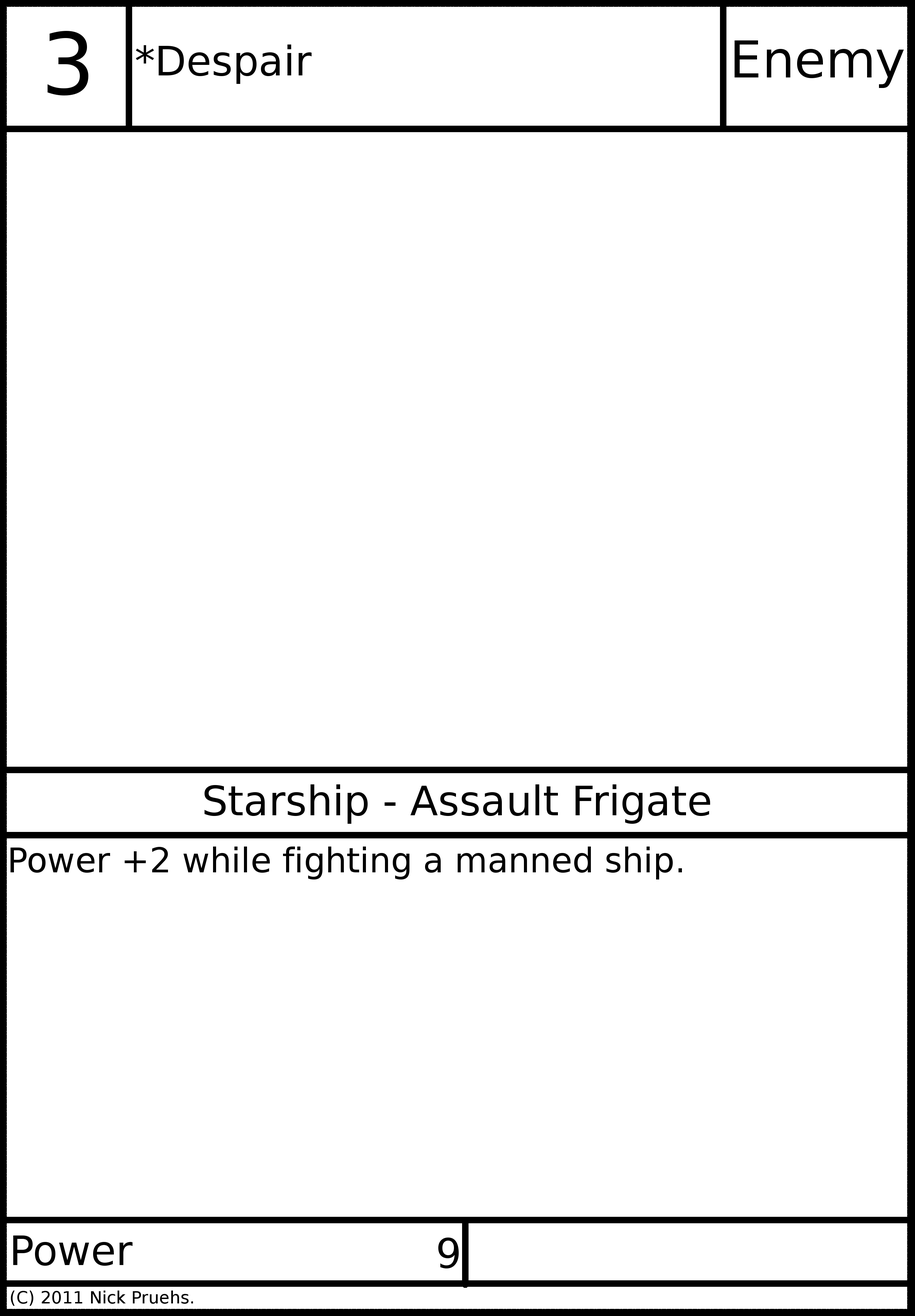
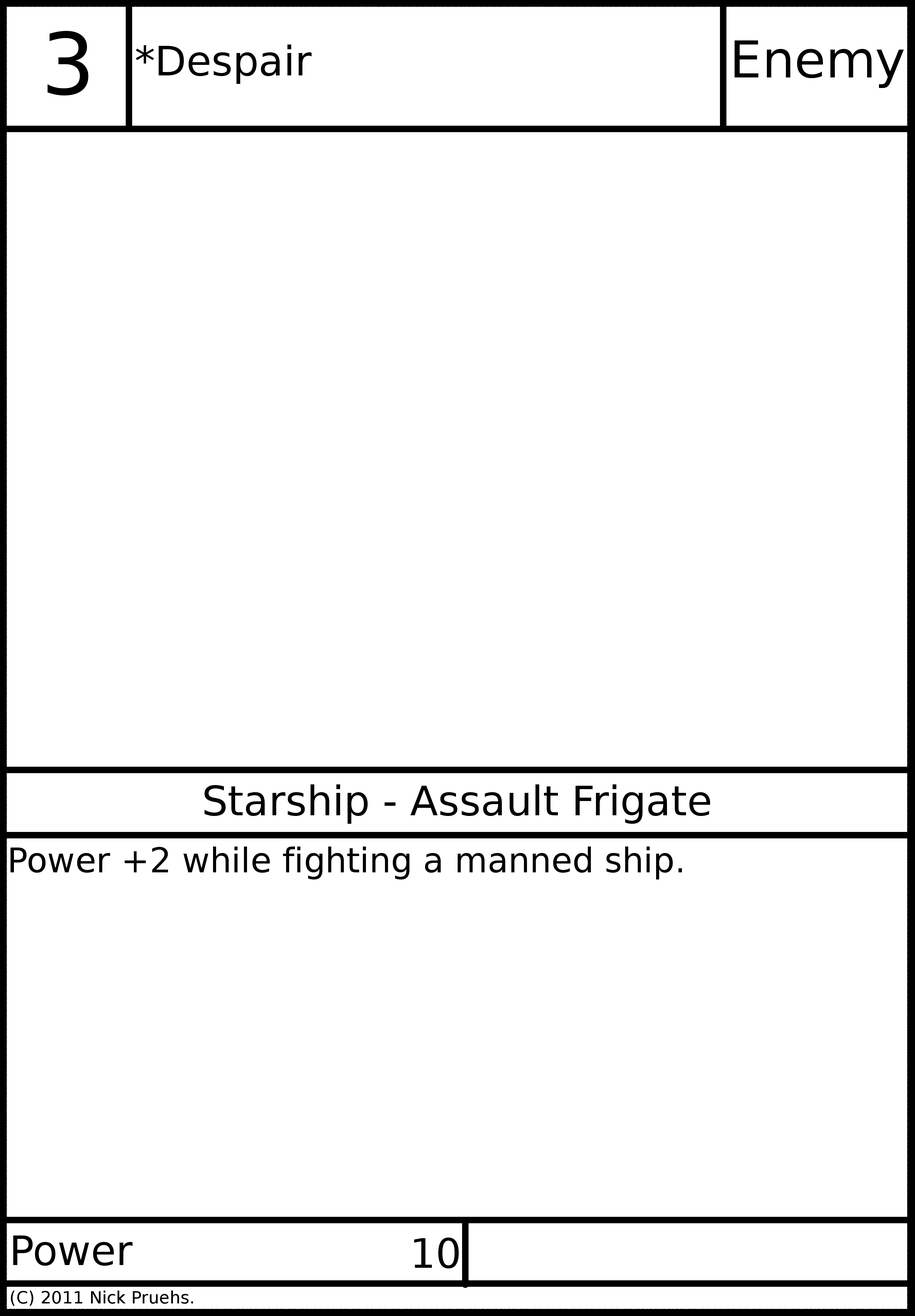
Layered file, before and after one edit (915×1316). Changes by layer:
painted on "Power Value" over [414, 1237, 459, 1269]
